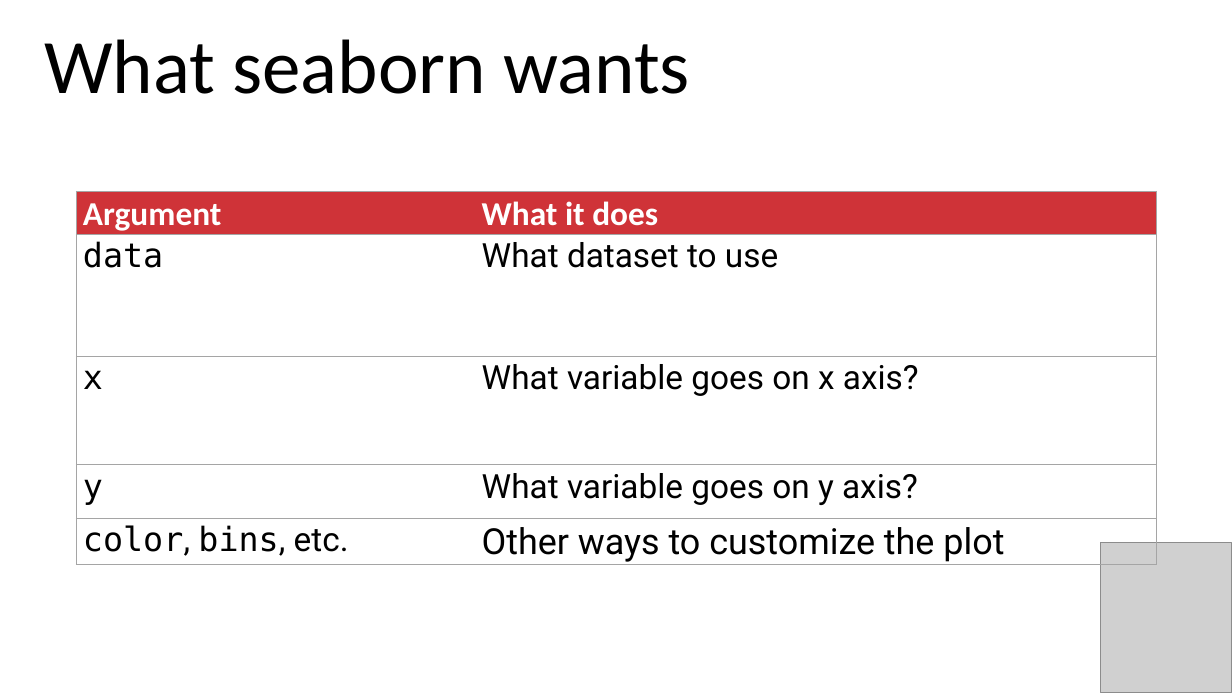
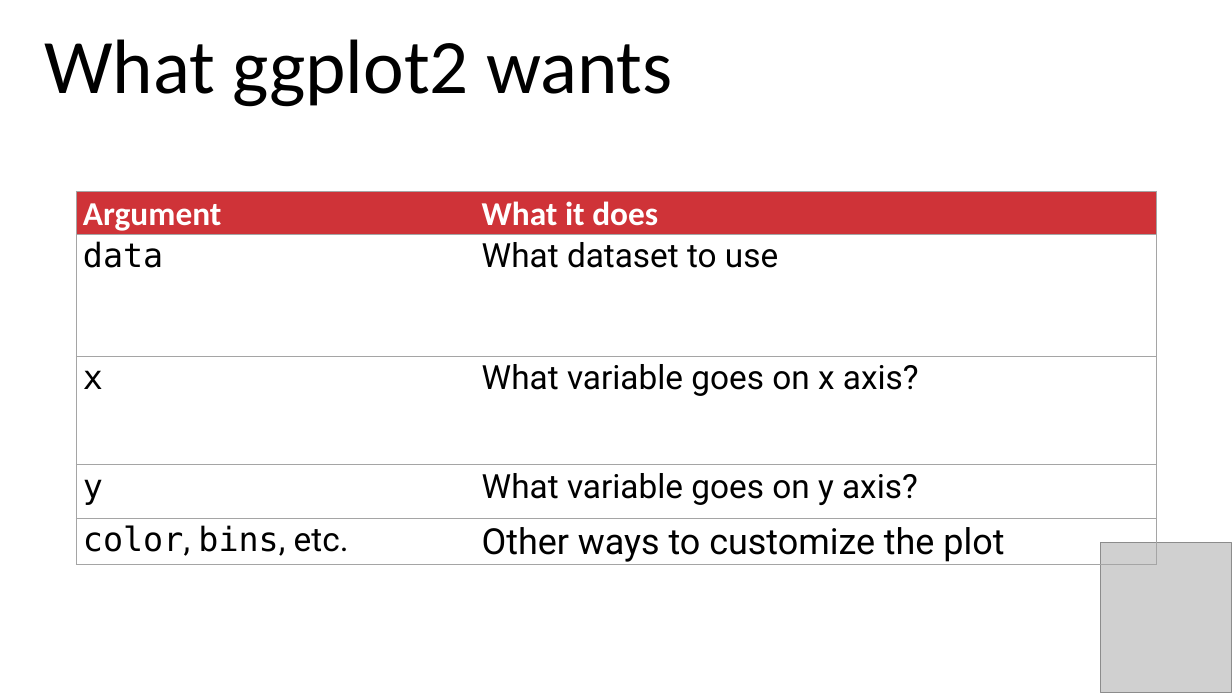
Before and after one commit to stringfestdata/aina-lets-learn-r, a slide deck: slide 35 of aina-lets-learn-r.pptx (slide 42 before the commit). Drawn at 1232x693 pixels with LibreOffice and Linux fonts; fonts in the diff are those of the drawing; grey boxes stand for pictures. Boxes give left, top, right and bottom in pixels: in the first picture for what was removed or moved away, otherwise in the second. Text is boxed around its words. In the diff, an @@ line names an element or a change of style, - is before the commit and + after.

```diff
--- a/aina-lets-learn-r.pptx
+++ b/aina-lets-learn-r.pptx
@@ text at [44, 39, 673, 107]: text changed @@
-What seaborn wants
+What ggplot2 wants
```
Also in this commit, not shown: 7 other slides changed, 4 slides added, 11 slides removed, 46 other files.
